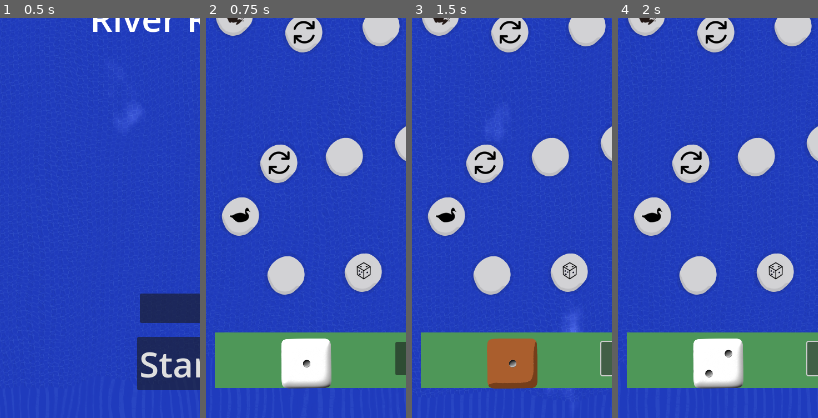
Above: before the commit, frames 1-4 (left to right).
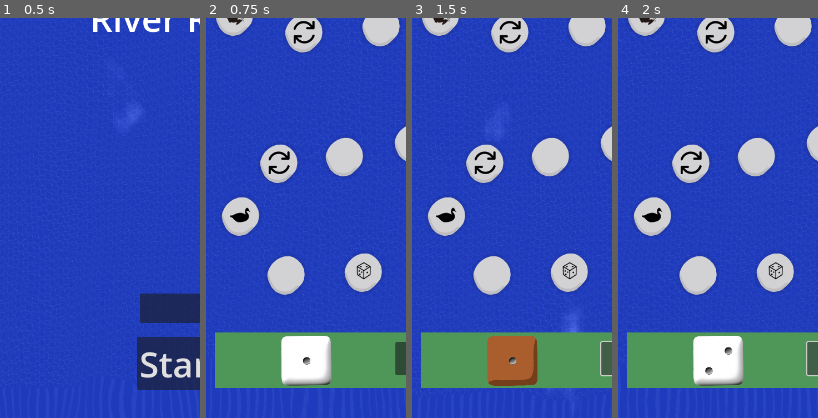
Above: after the commit, the same moments.

Repository: dcryptoniun/RiverRush-Mobile
Game: Godot game, scene res://scenes/main_menu.tscn
The game is run twice, just before and just after one commit, with the same random seed, the same clock (stepped at 60 frames per second) and the same inputs. The engine's default icon, where the game draws it, is replaced by a stand-in: a white triangle on a blue panel in a dark square.
Inputs:
- Up to frame 1 (0.5 s): no input
- Up to frame 2 (0.75 s): click "Start" at 0.5 s
- Up to frame 3 (1.5 s): click "Roll Dice" at 1.25 s
- Up to frame 4 (2 s): no input
The pictures show only the part of the screen within x 5-55%, y 50-100%; the shares and areas given below are measured in that part.

Frame 1 is identical in both runs. In frame 2, 0.8% of the frame differs, in the area x 37-63%, y 79-93%; in frame 3, 0.6%; in frame 4, 0.9%.

Commit message:
style: adjust game board element positioning for better alignment
The offsets of the game board element were slightly adjusted to improve visual alignment and ensure consistency with the design layout.

Diff:
--- a/scenes/game_board.tscn
+++ b/scenes/game_board.tscn
@@ -265,9 +265,9 @@
 anchor_right = 0.5
 anchor_bottom = 0.5
 offset_left = -216.0
-offset_top = -116.0
+offset_top = -121.0
 offset_right = -75.0
-offset_bottom = 19.0
+offset_bottom = 14.0
 grow_horizontal = 2
 grow_vertical = 2
 texture = ExtResource("2_iqvqw")
